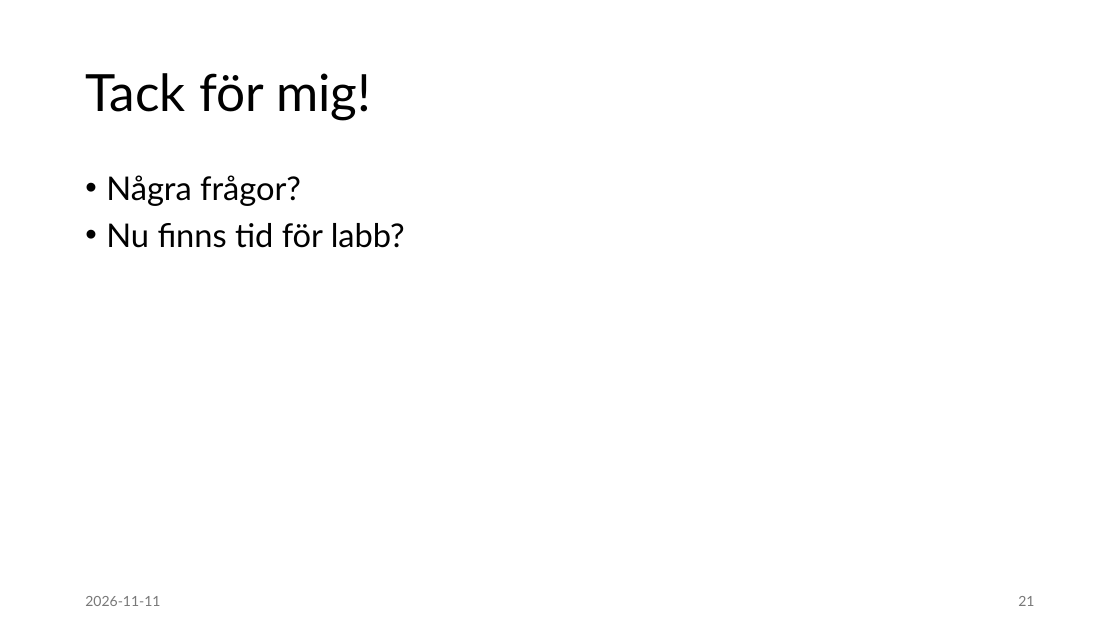
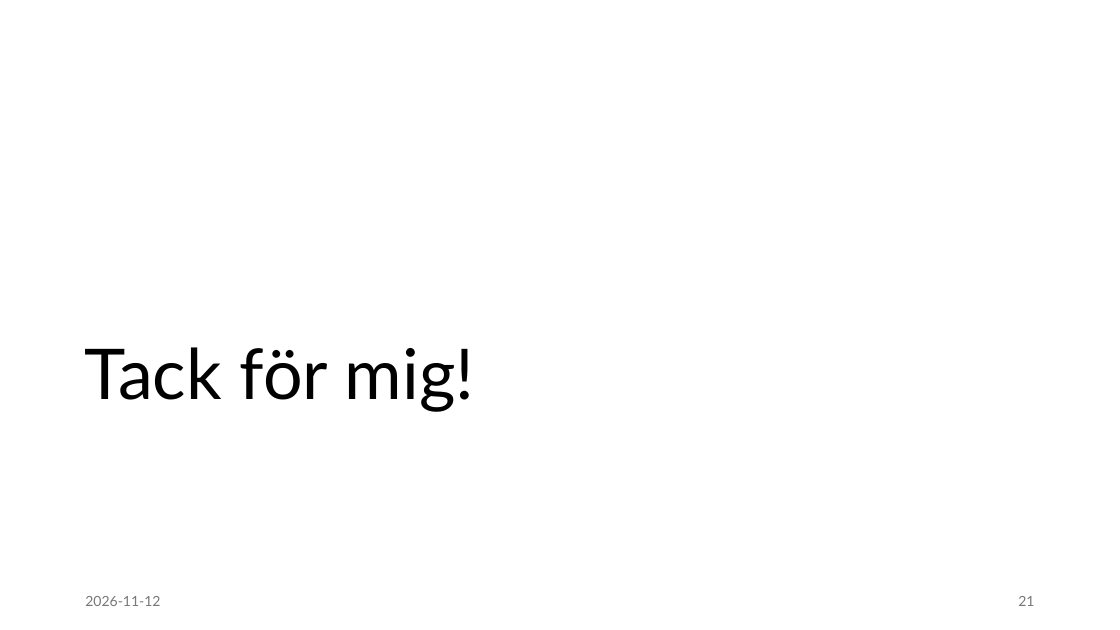
Before and after one commit to moppis/indexing, a slide deck: slide 21 of presentation/Indexering.pptx. Drawn at 1120x630 pixels with LibreOffice and Linux fonts; fonts in the diff are those of the drawing. Boxes give left, top, right and bottom in pixels: in the first picture for what was removed or moved away, otherwise in the second. Text is boxed around its words. In the diff, an @@ line names an element or a change of style, - is before the commit and + after.

```diff
--- a/presentation/Indexering.pptx
+++ b/presentation/Indexering.pptx
@@ title "Tack för mig!": place and size @@
-title "Tack för mig!" at [85, 73, 371, 120]
+title "Tack för mig!" at [85, 347, 475, 412]
@@ title "Tack för mig!" at [85, 347, 475, 412]: size 44 to 60 pt; vertical alignment middle to bottom @@
@@ text removed at [106, 175, 405, 248] @@
-• Några frågor?
-• Nu finns tid för labb?
@@ text at [85, 596, 160, 606]: text changed @@
-2026-11-11
+2026-11-12
```
Also in this commit, not shown: 19 other slides changed.
